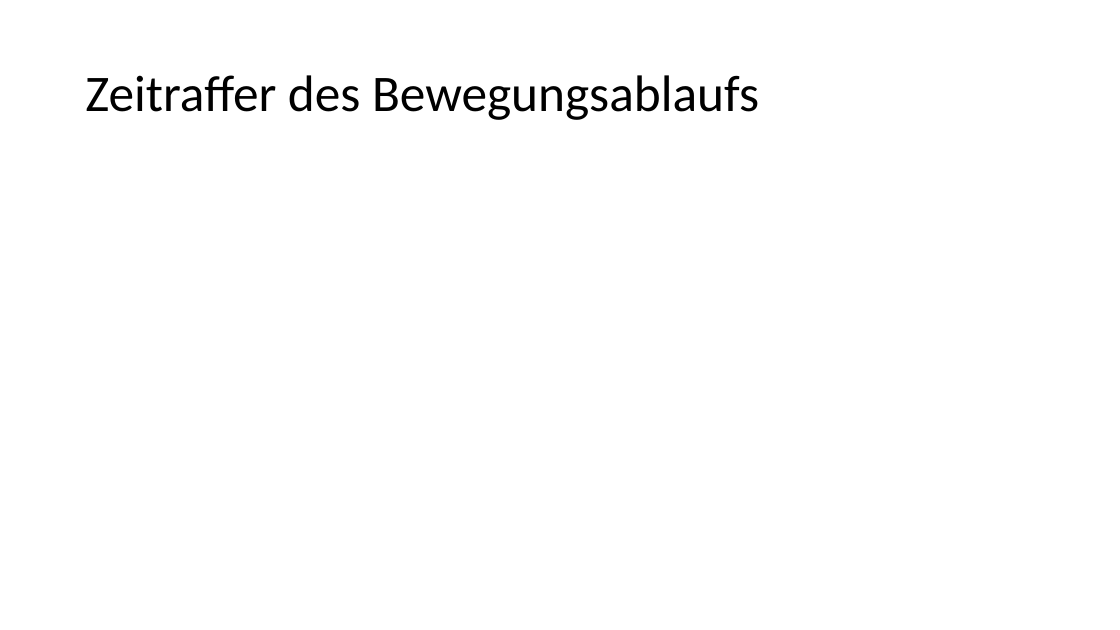
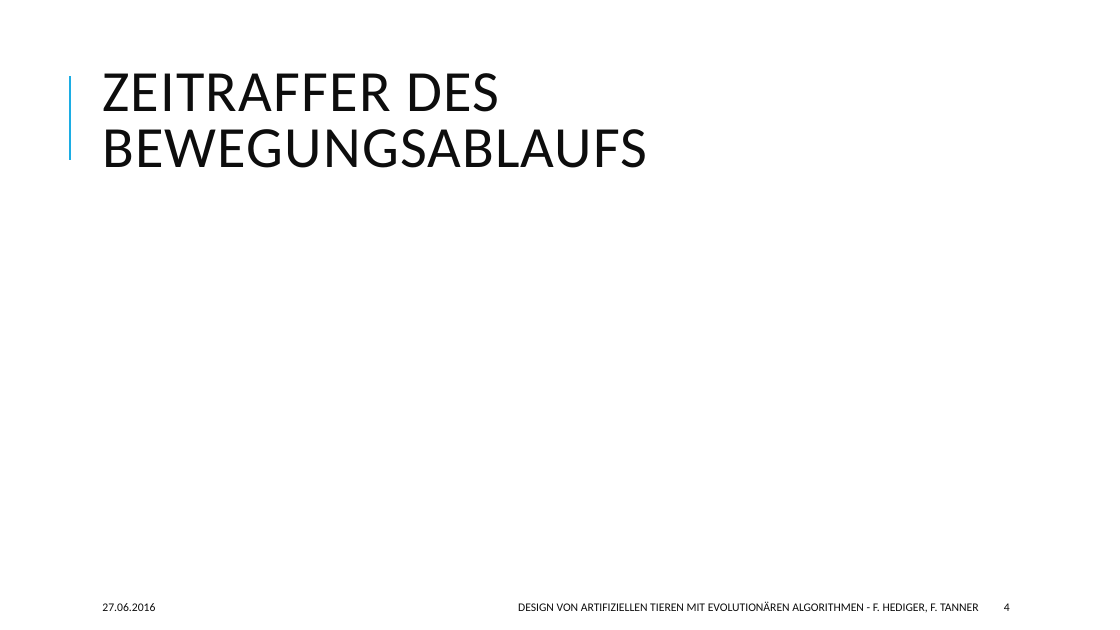
Before and after one commit to hedigerf/evolut, a slide deck: slide 4 of evolutdoc/presentation.pptx (slide 5 before the commit). Drawn at 1120x630 pixels with LibreOffice and Linux fonts; fonts in the diff are those of the drawing. Boxes give left, top, right and bottom in pixels: in the first picture for what was removed or moved away, otherwise in the second. Text is boxed around its words. In the diff, an @@ line names an element or a change of style, - is before the commit and + after.

```diff
--- a/evolutdoc/presentation.pptx
+++ b/evolutdoc/presentation.pptx
@@ line added from (70, 160) to (70, 76), #1CADE4 1.5 pt @@
@@ title at [102,73,647,168]: text changed; size 44 to 50 pt; text colour #000000 to #0D0D0D @@
-Zeitraffer des Bewegungsablaufs
+ZEITRAFFER DES BEWEGUNGSABLAUFS
@@ text added at [102,603,155,611], 10 pt, text #0D0D0D @@
+27.06.2016
@@ text added at [518,602,978,612], 10 pt, text #0D0D0D @@
+DESIGN VON ARTIFIZIELLEN TIEREN MIT EVOLUTIONÄREN ALGORITHMEN - F. HEDIGER, F. TANNER
@@ page number added at [1004,603,1010,611], 10 pt, text #0D0D0D @@
+4
```
Also in this commit, not shown: 4 other slides changed, 2 slides added, 2 slides removed.
